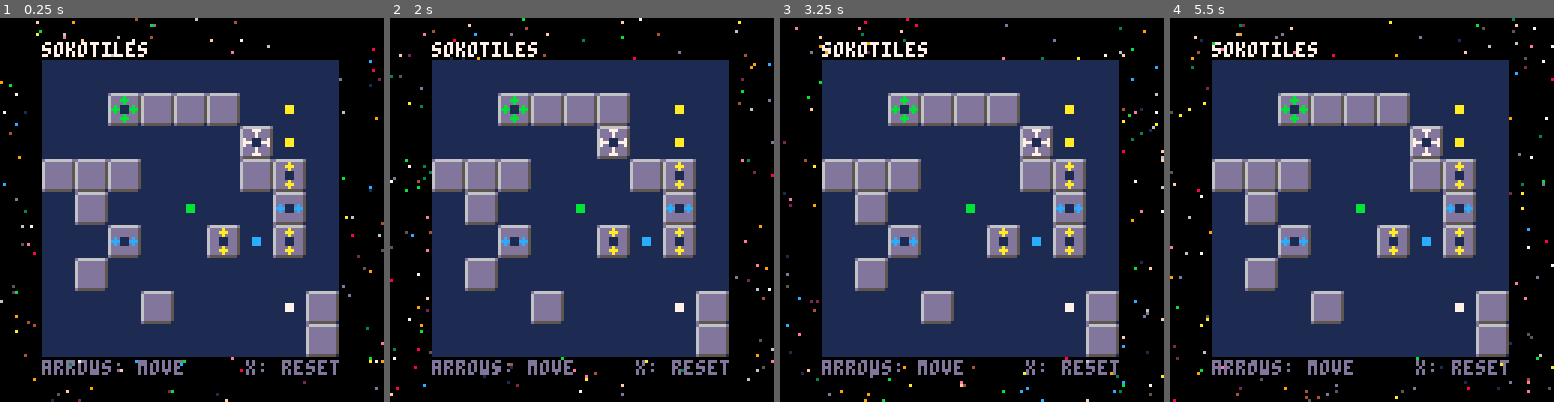
Above: before the commit, frames 1-4 (left to right).
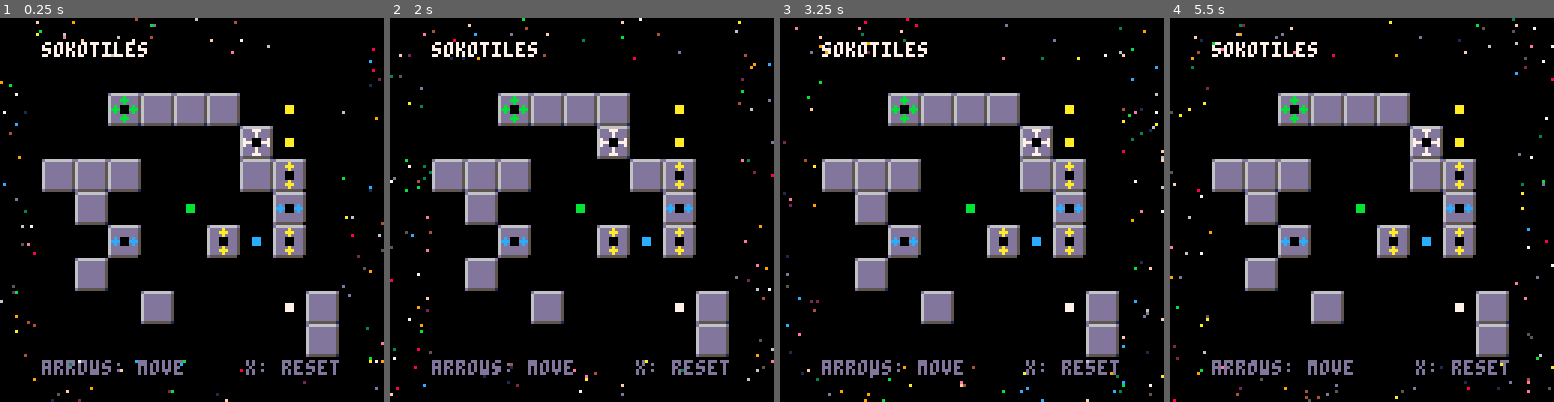
Above: after the commit, the same moments.

Repository: schoblaska/pico-8
Game: PICO-8 cartridge src/sokotiles.p8
The game is run twice, just before and just after one commit, with the same random seed, the same clock (stepped at 60 frames per second) and the same inputs.
Inputs:
- Up to frame 1 (0.25 s): no input
- Up to frame 2 (2 s): tap X (X key) at 1.07 s; hold Left from 1.97 s (still down)
- Up to frame 3 (3.25 s): tap X (X key) every 0.33 s from 2.07 to 3.07 s; release Left at 2.37 s; hold Down 2.42-2.82 s; hold Right from 2.87 s (still down)
- Up to frame 4 (5.5 s): tap X (X key) every 0.33 s from 3.4 to 5.4 s; release Right at 3.53 s; hold Up 3.58-4.08 s; hold Right 4.13-4.53 s; hold Down 4.58-5.08 s; hold Left from 5.13 s (still down)

The runs differ from the first frame. In frame 1, 46% of the frame differs, in the area x 10-90%, y 10-90%; in frame 2, 46%; in frame 3, 46%; in frame 4, 46%.

Commit message:
more aesthetic

Diff:
--- a/src/sokotiles.p8
+++ b/src/sokotiles.p8
@@ -9,7 +9,6 @@
   board_buffer = 3
   cleared_post_win = false
   sprites = {
-    e = { 60, 12 },
     w = { 38, 12 },
     y = { 49, 12 },
     g = { 49, 1 },
@@ -22,15 +21,15 @@
   }
 
   board = {
-    { "e", "e", "e", "e", "e", "e", "e", "e", "e" },
-    { "e", "e", "e", "e", "e", "e", "e", "y", "e" },
-    { "e", "e", "e", "e", "e", "e", "e", "y", "e" },
-    { "e", "e", "e", "e", "e", "e", "e", "e", "e" },
-    { "e", "e", "e", "e", "g", "e", "e", "e", "e" },
-    { "e", "e", "e", "e", "e", "e", "b", "e", "e" },
-    { "e", "e", "e", "e", "e", "e", "e", "e", "e" },
-    { "e", "e", "e", "e", "e", "e", "e", "w", "e" },
-    { "e", "e", "e", "e", "e", "e", "e", "e", "e" }
+    { ".", ".", ".", ".", ".", ".", ".", ".", "." },
+    { ".", ".", ".", ".", ".", ".", ".", "y", "." },
+    { ".", ".", ".", ".", ".", ".", ".", "y", "." },
+    { ".", ".", ".", ".", ".", ".", ".", ".", "." },
+    { ".", ".", ".", ".", "g", ".", ".", ".", "." },
+    { ".", ".", ".", ".", ".", ".", "b", ".", "." },
+    { ".", ".", ".", ".", ".", ".", ".", ".", "." },
+    { ".", ".", ".", ".", ".", ".", ".", "w", "." },
+    { ".", ".", ".", ".", ".", ".", ".", ".", "." }
   }
 
   pieces = {
@@ -68,21 +67,21 @@
 
 function _draw()
   if is_won() and not cleared_post_win then
+    cls()
     cleared_post_win = true
-    cls()
     rectfill(0, 0, 127, 127, 0)
     draw_star_field(2)
-  elseif not is_won() then
-    if cleared_post_win then
-      cls()
-      draw_star_field(1)
-    end
+  elseif not is_won() and cleared_post_win then
+    cls()
+    draw_star_field(1)
     cleared_post_win = false
   end
 
   draw_twinkles()
+  print("sokotiles", 14, 8, 7)
+
   if not is_won() then
-    print("sokotiles", 14, 8, 7)
+    rectfill(board_buffer + 11, board_buffer + 11, board_buffer + 110, board_buffer + 110, 0)
     print("arrows: move", 14, 114, 13)
     print("x: reset", 82, 114, 13)
   end
@@ -188,9 +187,7 @@
       local board_tile = board[y][x]
       local piece_tile = pieces[y][x]
 
-      if is_won() and board_tile ~= "e" then
-        draw_square(sprites[board_tile], x, y)
-      elseif not is_won() then
+      if board_tile ~= "." then
         draw_square(sprites[board_tile], x, y)
       end
 
Not shown, changed: 22 lines of the sprite sheet (__gfx__) section of src/sokotiles.p8
